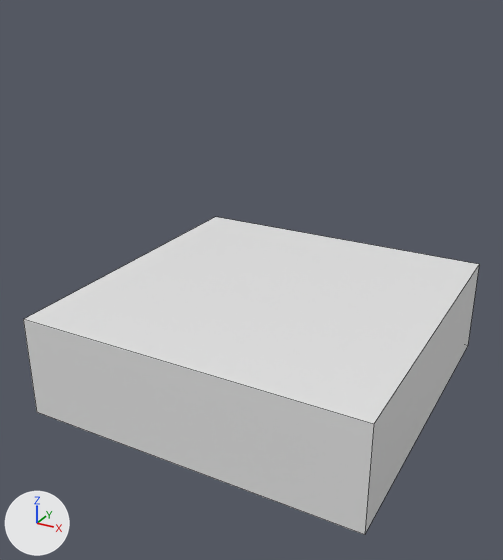
Renders of the Blender file scenes/block.blend from each side of a commit.
One viewpoint serves both versions: a camera (50 mm lens) standing at (8.61, -16.87, 11.6) and looking at (-0.17, -0.9, 3.61). The lights are fixed; the arrows at lower left show +X, +Y and +Z. Mesh edges are drawn as thin lines.
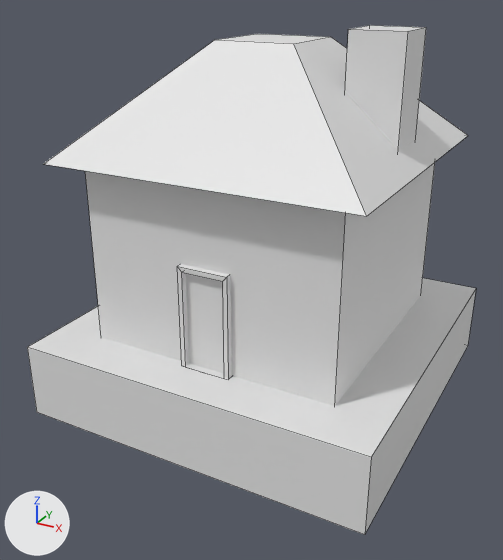
The newer file is also rescaled (x0.7), turned or shifted as a whole; pictures and numbers use the older file's frame.

Where the change shows, as pixel boxes [x1, y1, x2, y2] in the pictures (503 x 560 px):
'Cube', moved, rescaled
    before: [23, 217, 479, 535]
    after: [27, 278, 476, 535]
'Cube.001', added
    after: [85, 162, 435, 406]
'Cube.002', added
    after: [44, 34, 468, 216]
'Cube.003', added
    after: [345, 25, 426, 151]
'Cube.004', added
    after: [177, 264, 232, 378]

What changed in the scene script:
```text
Add me_cube_003:
    me_cube_003.from_pydata(...)  # 20 vertices, 18 faces; spans x -1.0..1.0, y -1.0..8.13, z -1.0..1.0
Add me_cube_002:
    me_cube_002.from_pydata(...)  # a box spanning x -1.0..1.0, y -1.0..1.0, z -1.0..1.0
Add me_cube_001:
    me_cube_001.from_pydata([(-1.0, -1.0, -1.0), (-0.26, -0.26, 1.0), (-1.0, 1.0, -1.0), (-0.26, 0.26, 1.0), (1.0, -1.0, -1.0), (0.26, -0.26, 1.0), (1.0, 1.0, -1.0), (0.26, 0.26, 1.0)], [], [(0, 1, 3, 2), (2, 3, 7, 6), (6, 7, 5, 4), (4, 5, 1, 0), (2, 6, 4, 0), (7, 3, 1, 5)])
Add me_cube:
    me_cube.from_pydata(...)  # a box spanning x -1.0..1.0, y -1.0..1.0, z -1.0..1.0
Change ob_cube:
    ob_cube.location: (0.0, 0.0, 3.0) -> (0.0, 0.0, 2.14)
    ob_cube.scale: (1.0, 1.0, 1.0) -> (1.0, 1.0, 0.714)
Add ob_cube_004:
    ob_cube_004 = bpy.data.objects.new('Cube.004', me_cube_003)
    ob_cube_004.location = (0.0, -3.44, 3.54)
    ob_cube_004.scale = (0.714, 0.286, 1.43)
Add ob_cube_003:
    ob_cube_003 = bpy.data.objects.new('Cube.003', me_cube_002)
    ob_cube_003.location = (3.01, 0.0, 9.0)
    ob_cube_003.scale = (0.714, 0.714, 1.43)
Add ob_cube_002:
    ob_cube_002 = bpy.data.objects.new('Cube.002', me_cube_001)
    ob_cube_002.location = (0.0, 0.0, 8.66)
    ob_cube_002.scale = (4.29, 4.29, 1.43)
Add ob_cube_001:
    ob_cube_001 = bpy.data.objects.new('Cube.001', me_cube)
    ob_cube_001.location = (0.0, 0.0, 4.89)
    ob_cube_001.scale = (3.57, 3.57, 2.86)
```
